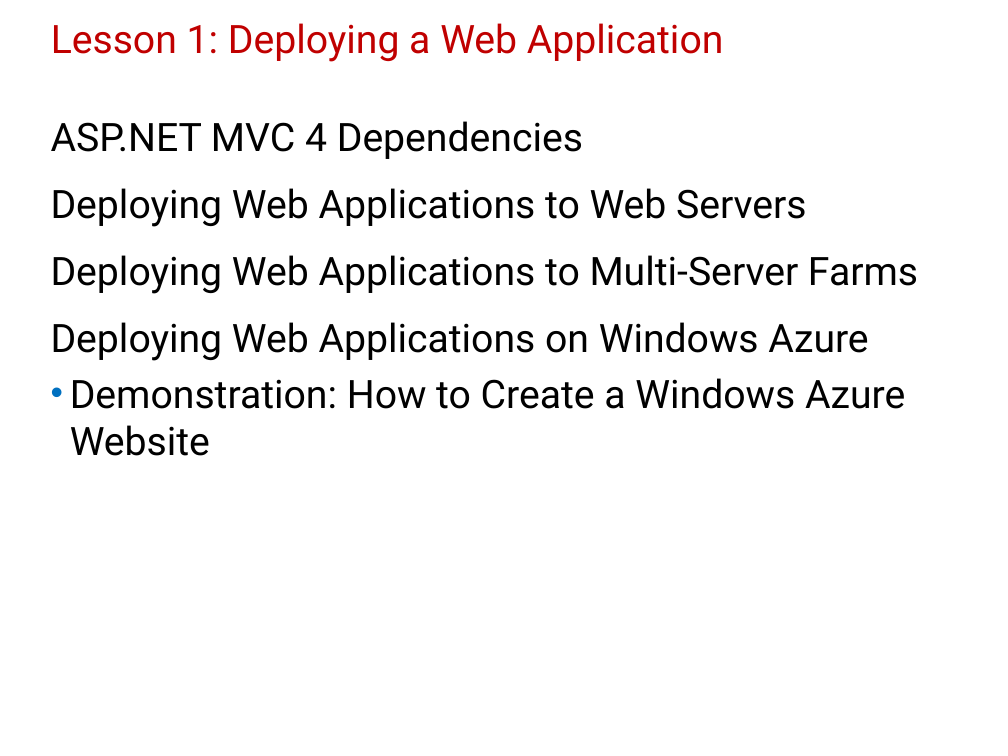
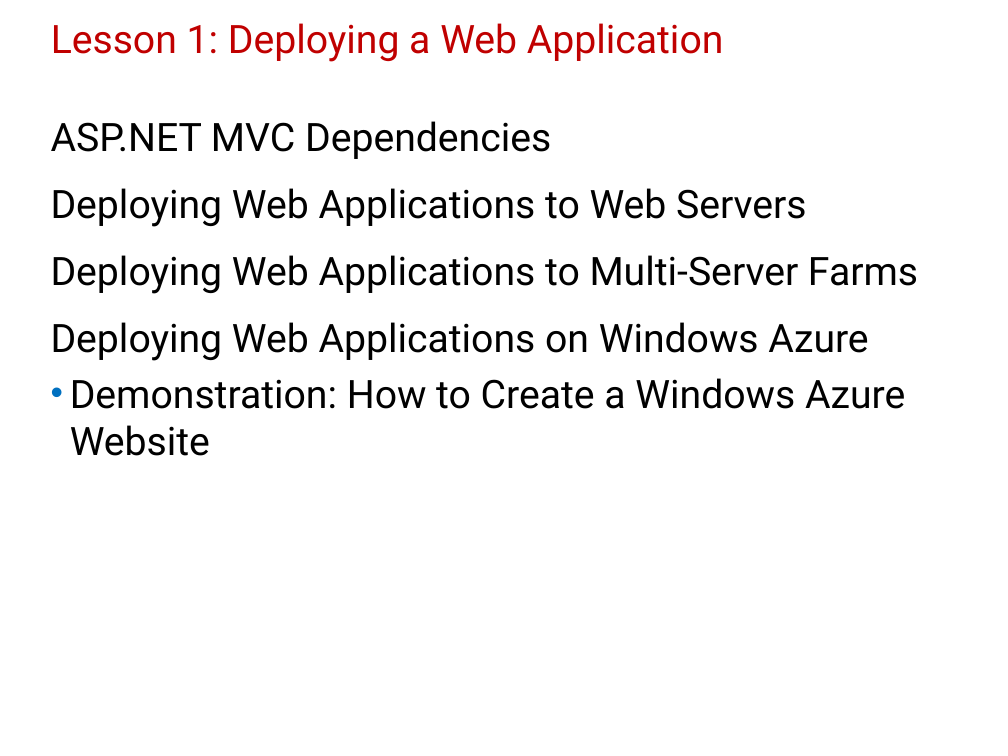
Before and after one commit to lindhardt/04-asp.net-mvc, a slide deck: slide 3 of module 16 - Handling Req. in ASP.NET MVC 4/20486B_16.pptx. Drawn at 1008x756 pixels with LibreOffice and Linux fonts; fonts in the diff are those of the drawing; background and template pictures are left out. Boxes give left, top, right and bottom in pixels: in the first picture for what was removed or moved away, otherwise in the second. Text is boxed around its words. In the diff, an @@ line names an element or a change of style, - is before the commit and + after.

```diff
--- a/module 16 - Handling Req. in ASP.NET MVC 4/20486B_16.pptx
+++ b/module 16 - Handling Req. in ASP.NET MVC 4/20486B_16.pptx
@@ text at <box>51,121,918,456</box>: text changed @@
-• ASP.NET MVC 4 Dependencies
-  Deploying Web Applications to Web Servers
-  Deploying Web Applications to Multi-Server Farms
-  Deploying Web Applications on Windows Azure
-  Demonstration: How to Create a Windows Azure Website
+• ASP.NET MVC Dependencies
+  Deploying Web Applications to Web Servers
+  Deploying Web Applications to Multi-Server Farms
+  Deploying Web Applications on Windows Azure
+  Demonstration: How to Create a Windows Azure Website
```
Also in this commit, not shown: 5 other slides changed.
